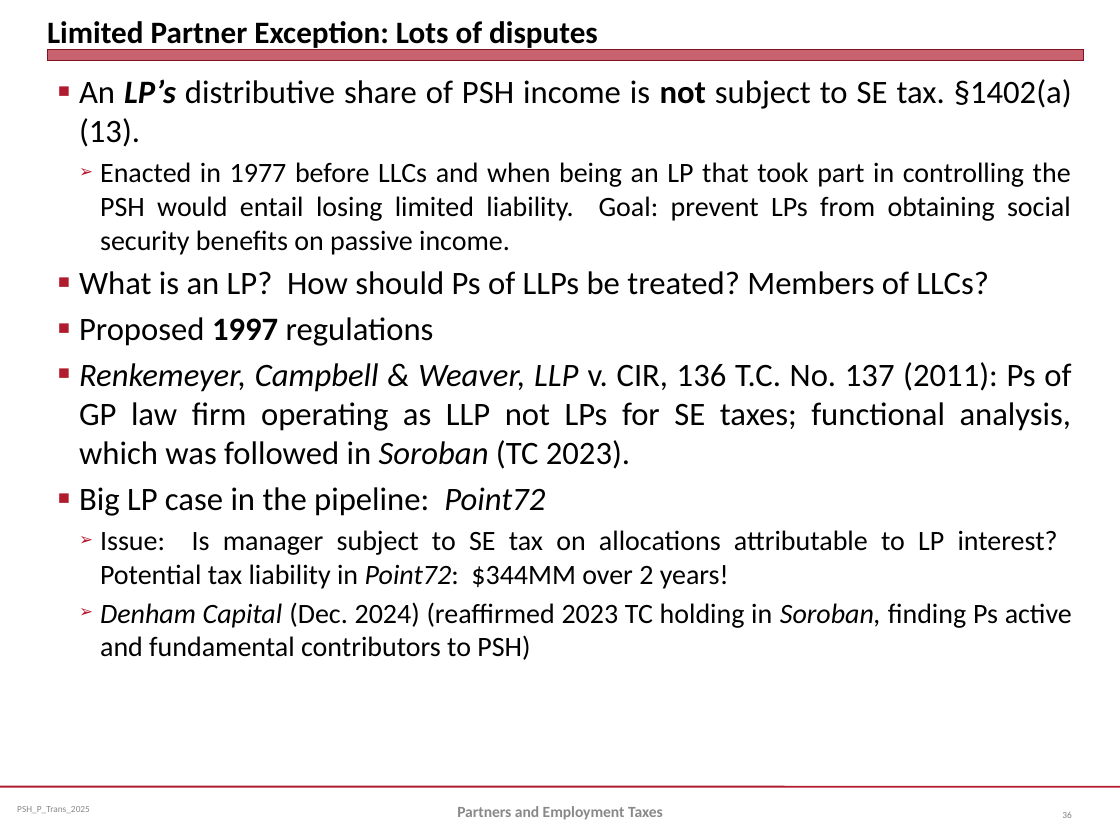
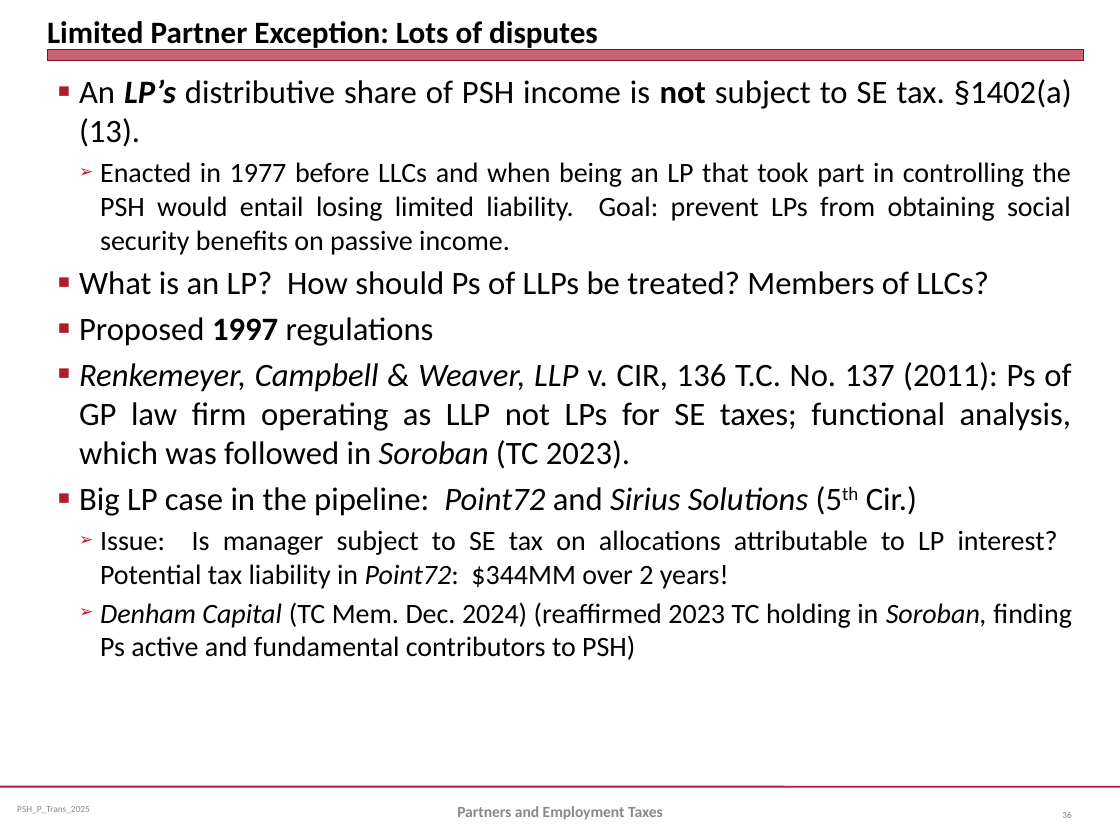
Before and after one commit to jmc877/Partnership-Tax, a slide deck: slide 36 of slides/PSH_P_Trans_2025.pptx. Drawn at 1120x840 pixels with LibreOffice and Linux fonts; fonts in the diff are those of the drawing. Boxes give left, top, right and bottom in pixels: in the first picture for what was removed or moved away, otherwise in the second. Text is boxed around its words. In the diff, an @@ line names an element or a change of style, - is before the commit and + after.

```diff
--- a/slides/PSH_P_Trans_2025.pptx
+++ b/slides/PSH_P_Trans_2025.pptx
@@ text at bbox=[79, 486, 917, 516]: text changed @@
-■ Big LP case in the pipeline: Point72
+■ Big LP case in the pipeline: Point72 and Sirius Solutions (5th Cir.)
@@ text at bbox=[100, 602, 1071, 660]: text changed @@
-  ➢ Denham Capital (Dec. 2024) (reaffirmed 2023 TC holding in Soroban, finding Ps active and fundamental contributors to PSH)
+  ➢ Denham Capital (TC Mem. Dec. 2024) (reaffirmed 2023 TC holding in Soroban, finding Ps active and fundamental contributors to PSH)
```
Also in this commit, not shown: 1 other file.
